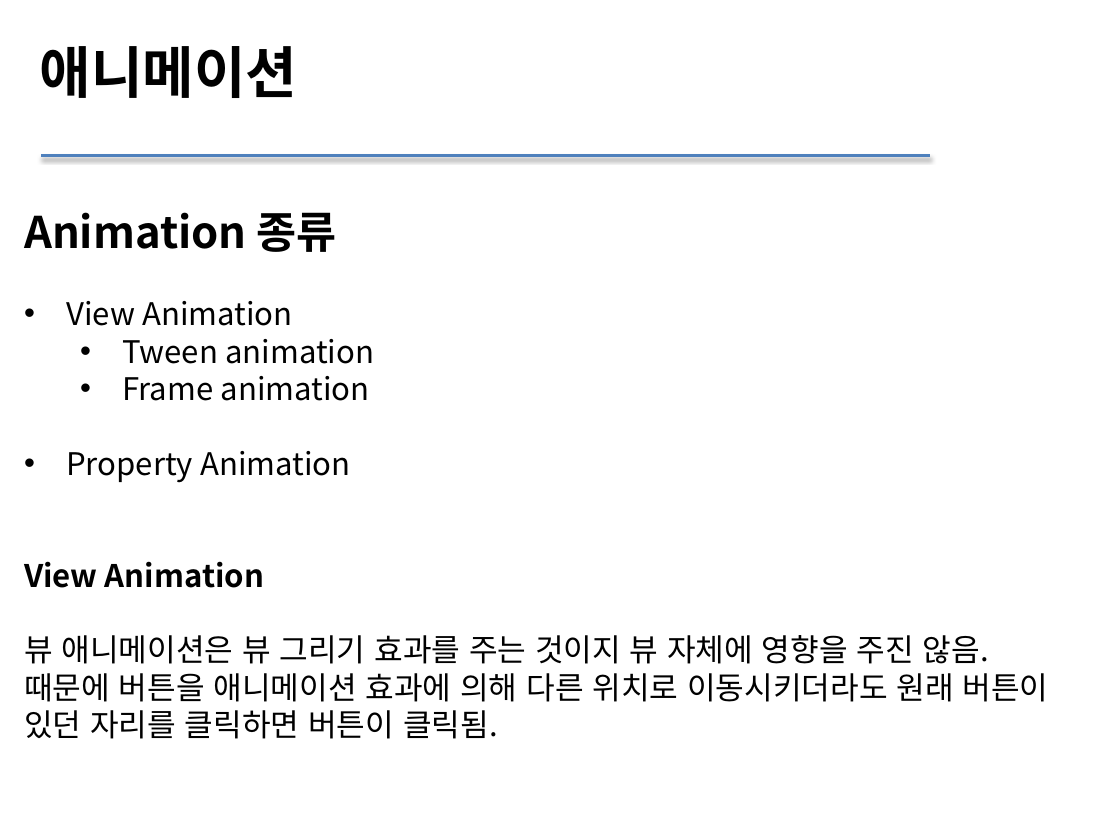
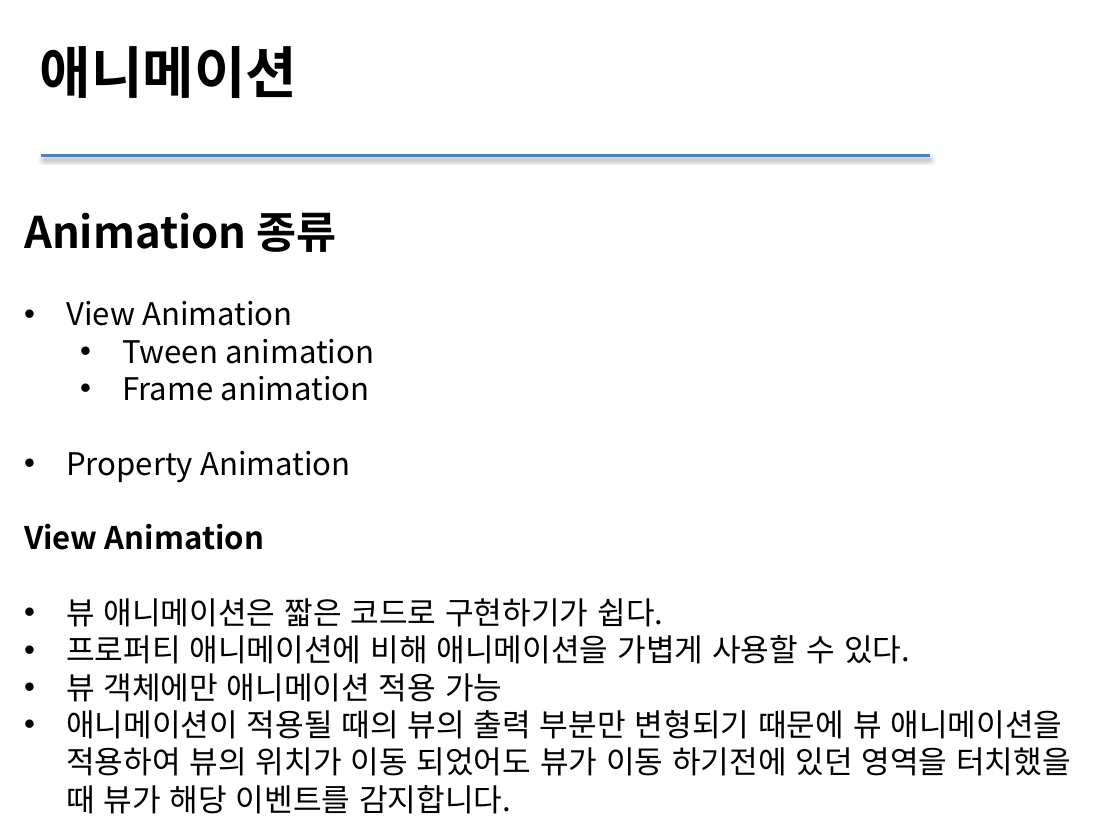
Before and after one commit to sc545/Beacon, a slide deck: slide 17 of 안드로이드 UI.pptx (slide 11 before the commit). Drawn at 1120x840 pixels with LibreOffice and Linux fonts; fonts in the diff are those of the drawing. Boxes give left, top, right and bottom in pixels: in the first picture for what was removed or moved away, otherwise in the second. Text is boxed around its words. In the diff, an @@ line names an element or a change of style, - is before the commit and + after.

Commit message:
3 항목 코드 설명

```diff
--- a/안드로이드 UI.pptx
+++ b/안드로이드 UI.pptx
@@ text at (x1=66, y1=598, x2=1071, y2=814): text changed @@
-뷰 애니메이션은 뷰 그리기 효과를 주는 것이지 뷰 자체에 영향을 주진 않음.
-때문에 버튼을 애니메이션 효과에 의해 다른 위치로 이동시키더라도 원래 버튼이 있던 자리를 클릭하면 버튼이 클릭됨.
+• 뷰 애니메이션은 짧은 코드로 구현하기가 쉽다.
+• 프로퍼티 애니메이션에 비해 애니메이션을 가볍게 사용할 수 있다.
+• 뷰 객체에만 애니메이션 적용 가능
+• 애니메이션이 적용될 때의 뷰의 출력 부분만 변형되기 때문에 뷰 애니메이션을 적용하여 뷰의 위치가 이동 되었어도 뷰가 이동 하기전에 있던 영역을 터치했을 때 뷰가 해당 이벤트를 감지합니다.
```
Also in this commit, not shown: 7 other slides changed, 6 slides added, 17 slides removed, 17 other files.
